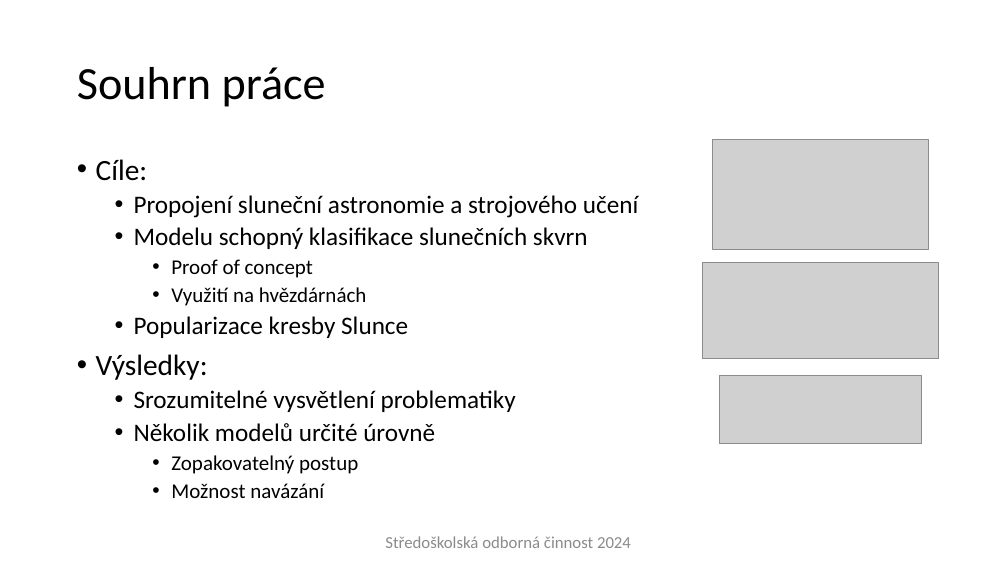
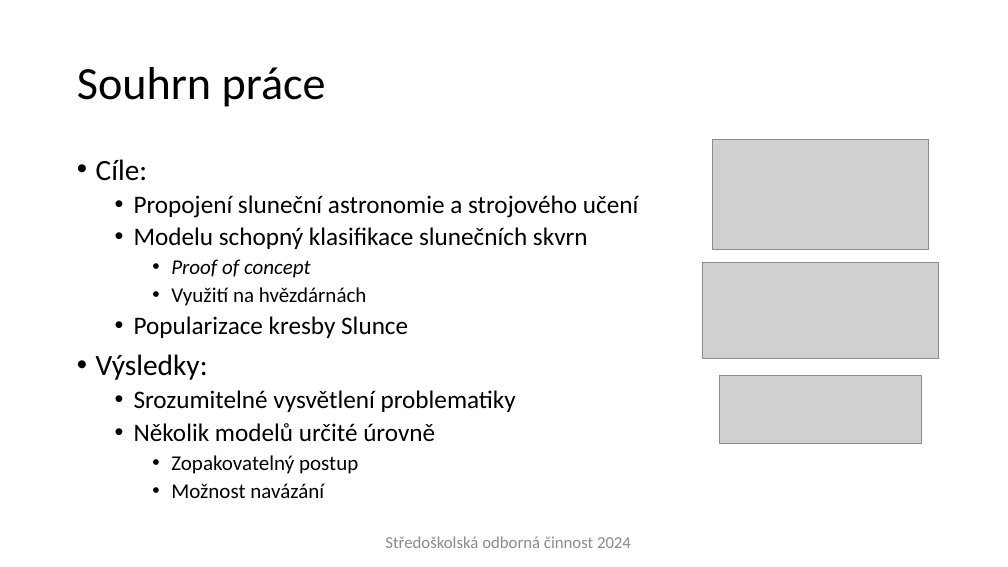
Before and after one commit to Plice13/LunarEagle, a slide deck: slide 2 of SOC - prezentace.pptx. Drawn at 1008x567 pixels with LibreOffice and Linux fonts; fonts in the diff are those of the drawing; grey boxes stand for pictures; background and template pictures are left out. Boxes give left, top, right and bottom in pixels: in the first picture for what was removed or moved away, otherwise in the second. Text is boxed around its words. In the diff, an @@ line names an element or a change of style, - is before the commit and + after.

```diff
--- a/SOC - prezentace.pptx
+++ b/SOC - prezentace.pptx
@@ text at [171, 259, 311, 278]: italic on in "Proof of concept" @@
```
Also in this commit, not shown: 7 other slides changed, 2 other files.
